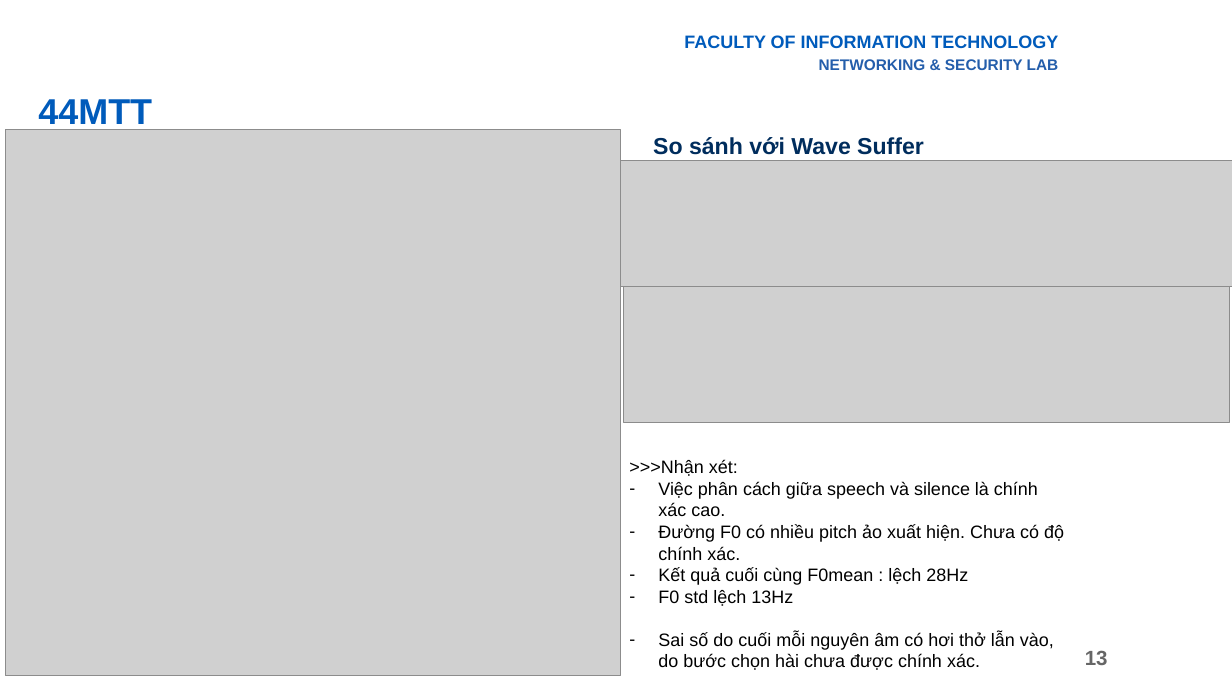
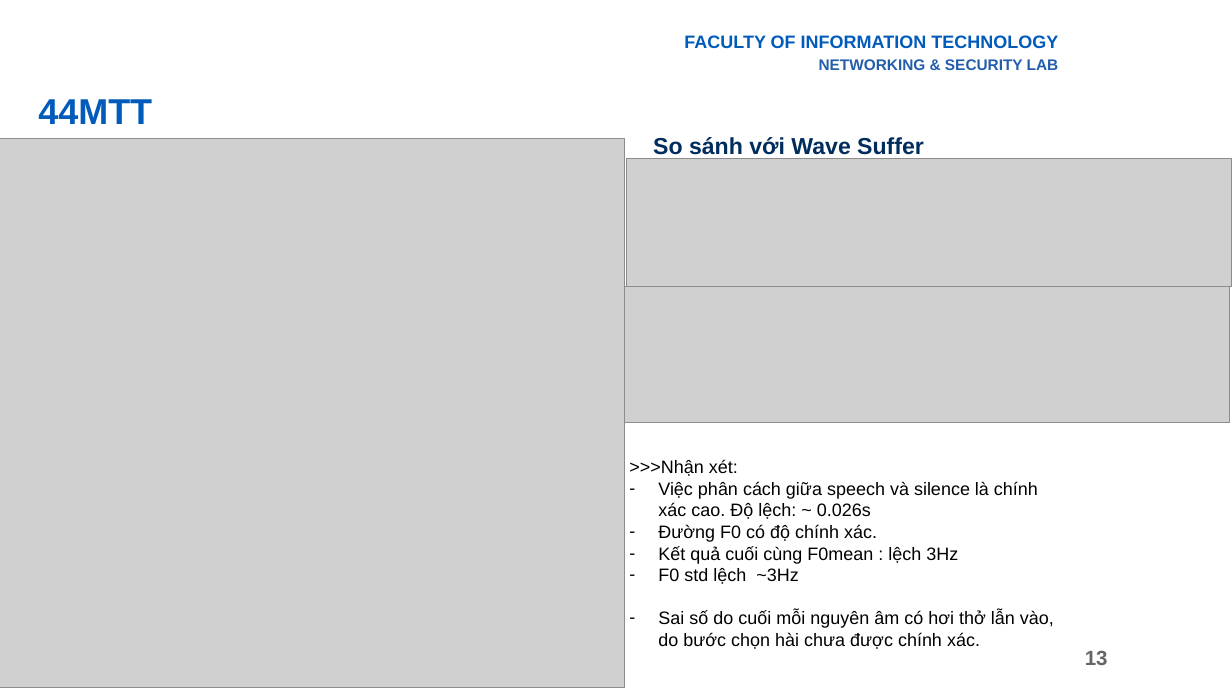
Before and after one commit to giabao2807/digital-signal-processing, a slide deck: slide 13 of endcourse/Final.pptx. Drawn at 1232x693 pixels with LibreOffice and Linux fonts; fonts in the diff are those of the drawing; grey boxes stand for pictures; background and template pictures are left out. Boxes give left, top, right and bottom in pixels: in the first picture for what was removed or moved away, otherwise in the second. Text is boxed around its words. In the diff, an @@ line names an element or a change of style, - is before the commit and + after.

```diff
--- a/endcourse/Final.pptx
+++ b/endcourse/Final.pptx
@@ picture: place and size @@
-picture at (6, 129, 621, 676)
+picture at (0, 139, 625, 688)
@@ picture: place and size @@
-picture at (620, 161, 1232, 287)
+picture at (627, 159, 1232, 287)
@@ text at (658, 481, 1038, 584): text changed @@
-– Việc phân cách giữa speech và silence là chính xác cao.
-– Đường F0 có nhiều pitch ảo xuất hiện. Chưa có độ chính xác.
-– Kết quả cuối cùng F0mean : lệch 28Hz
-– F0 std lệch 13Hz
+– Việc phân cách giữa speech và silence là chính xác cao. Độ lệch: ~ 0.026s
+– Đường F0 có độ chính xác.
+– Kết quả cuối cùng F0mean : lệch 3Hz
+– F0 std lệch ~3Hz
```
Also in this commit, not shown: 6 other slides changed, 3 other files.
